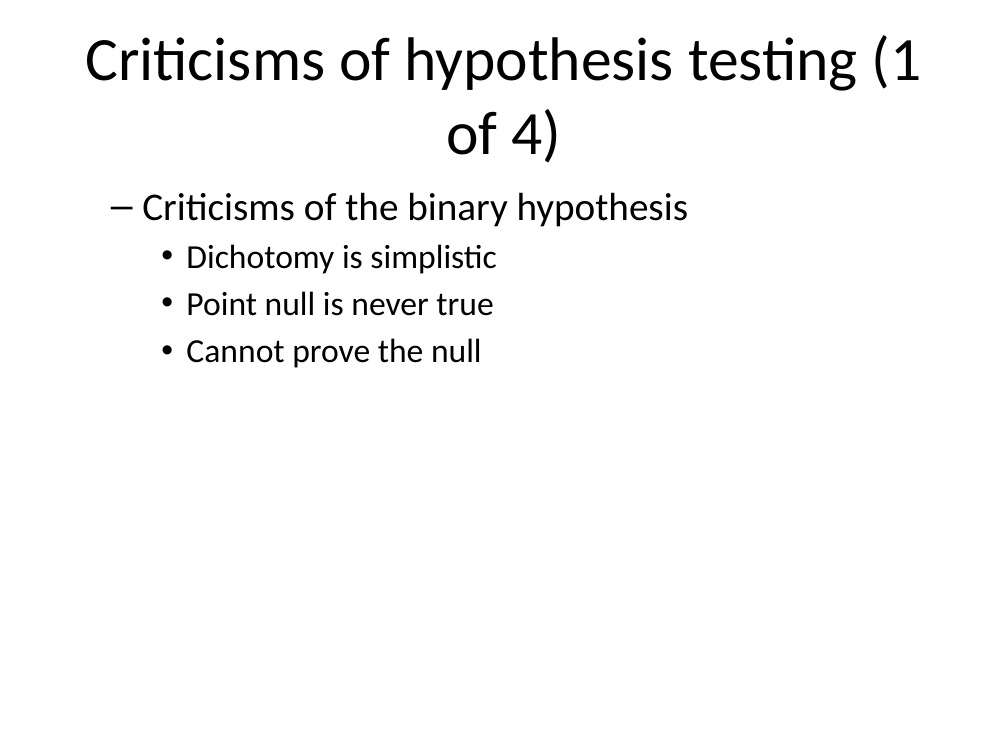
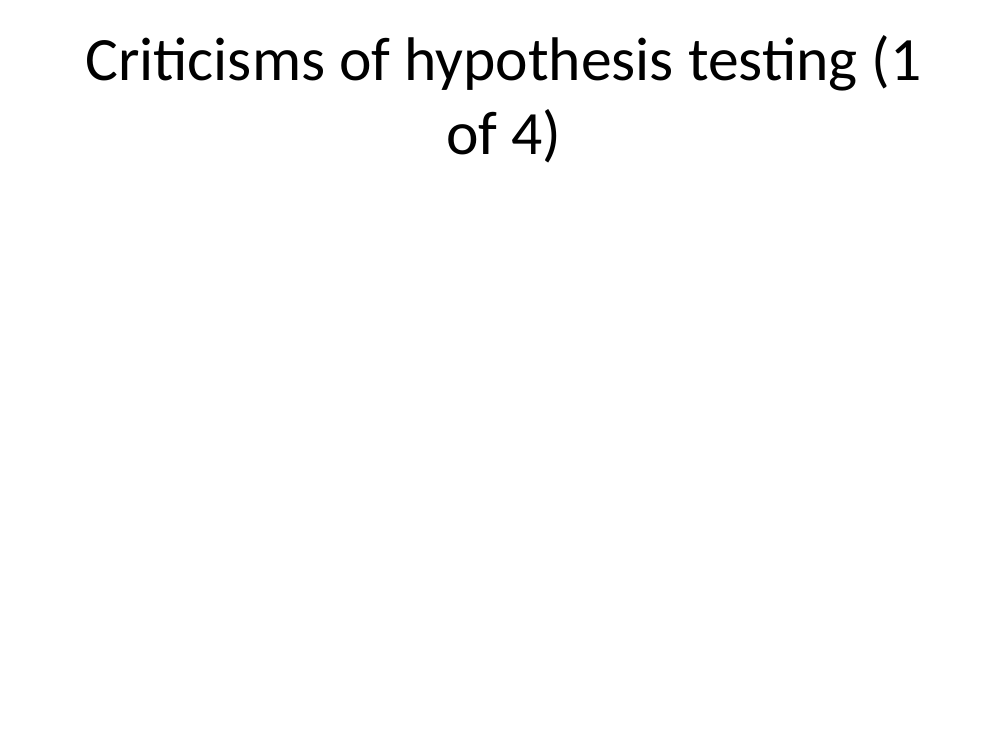
Before and after one commit to classes-medb/5510, a slide deck: slide 43 of src/video-12-hypothesis-testing.pptx. Drawn at 1008x756 pixels with LibreOffice and Linux fonts; fonts in the diff are those of the drawing. Boxes give left, top, right and bottom in pixels: in the first picture for what was removed or moved away, otherwise in the second. Text is boxed around its words. In the diff, an @@ line names an element or a change of style, - is before the commit and + after.

```diff
--- a/src/video-12-hypothesis-testing.pptx
+++ b/src/video-12-hypothesis-testing.pptx
@@ text removed at [142, 192, 688, 368] @@
-  – Criticisms of the binary hypothesis
-    • Dichotomy is simplistic
-    • Point null is never true
-    • Cannot prove the null
```
Also in this commit, not shown: 2 other slides changed, 50 slides removed, 1 other file.
